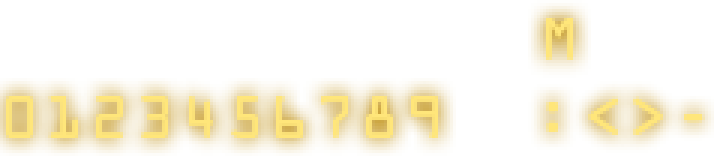
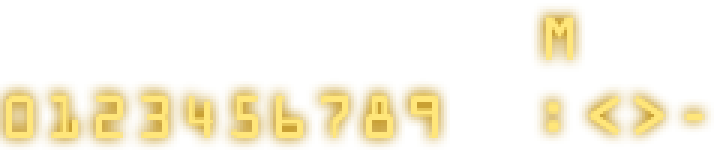
Layered file, before and after one edit (714x156). Changes by layer:
painted on "M" over [546, 15, 573, 60]
painted on "-" over [684, 111, 705, 123]
painted on ">" over [633, 96, 666, 135]
painted on "<" over [588, 96, 621, 135]
painted on ":" over [546, 102, 561, 132]
painted on "9" over [411, 93, 438, 138]
painted on "8" over [366, 93, 393, 138]
painted on "7" over [321, 93, 348, 138]
painted on "6" over [276, 93, 303, 138]
painted on "5" over [231, 93, 258, 138]
painted on "4" over [186, 93, 213, 138]
painted on "3" over [141, 93, 168, 138]
painted on "2" over [96, 93, 123, 138]
painted on "1" over [48, 93, 78, 138]
painted on "0" over [6, 93, 33, 138]
